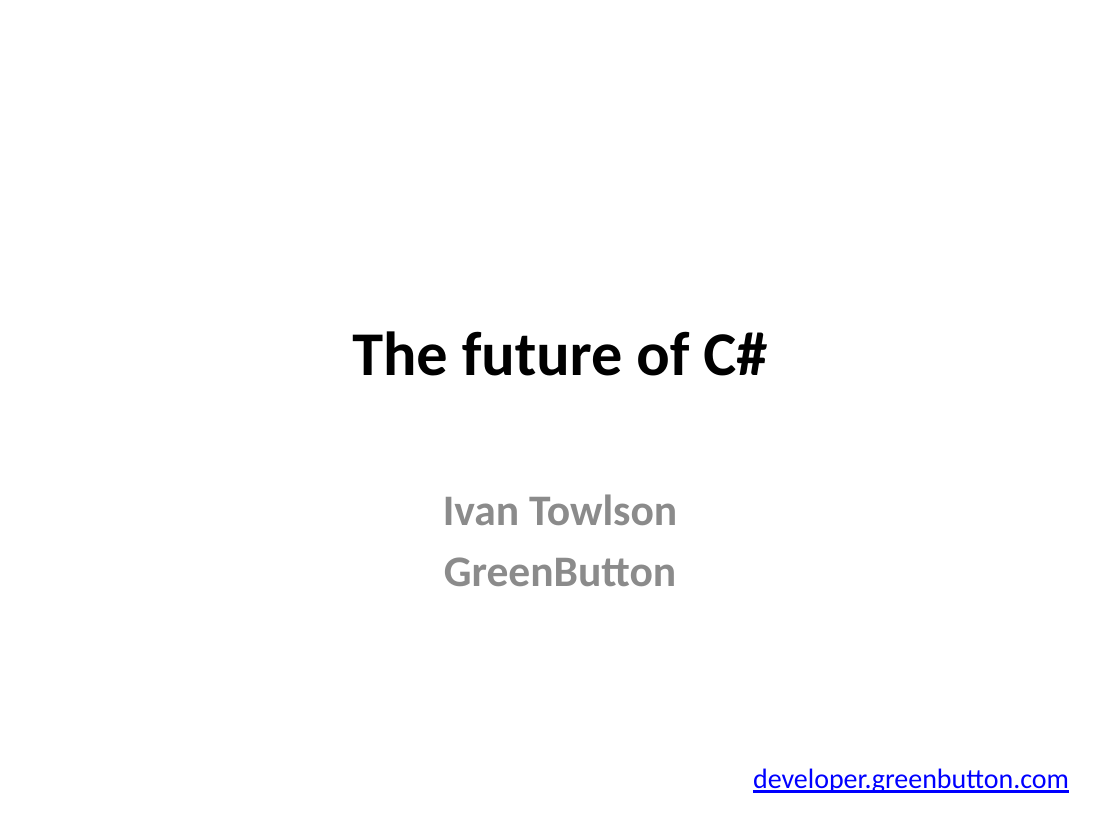
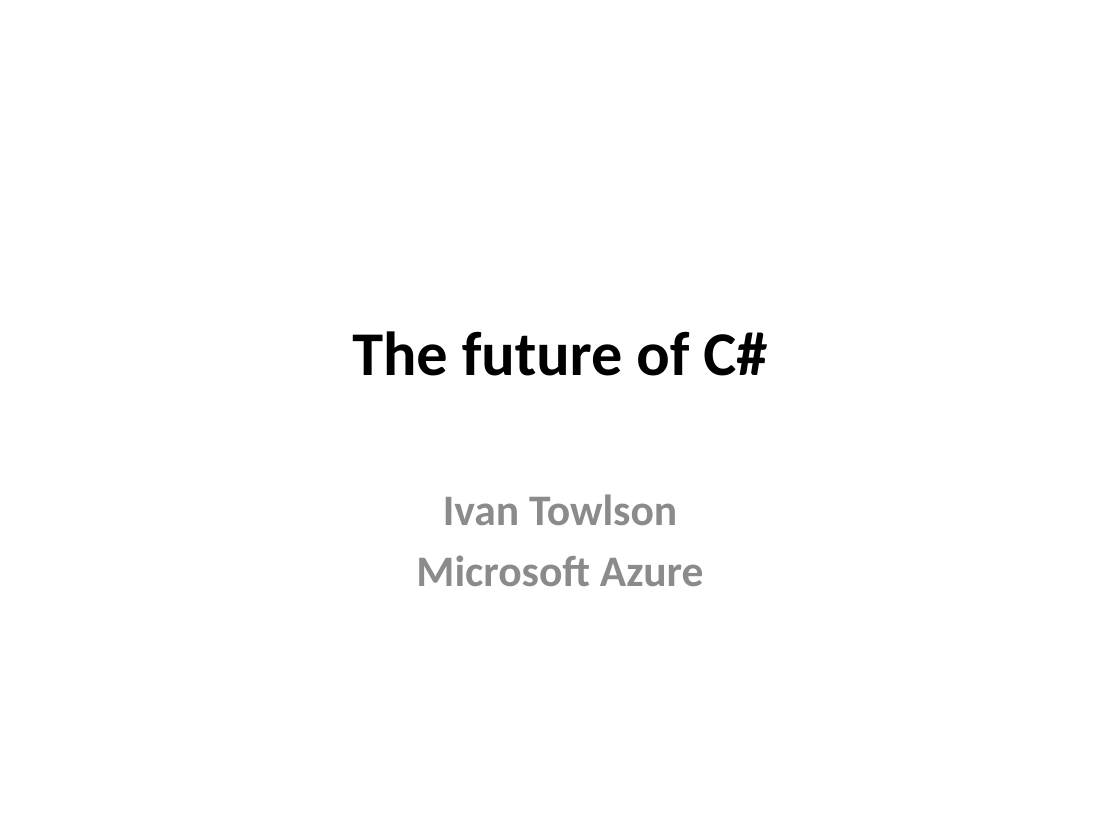
Before and after one commit to itowlson/future-of-csharp, a slide deck: slide 1 of The future of C#.pptx. Drawn at 1120x840 pixels with LibreOffice and Linux fonts; fonts in the diff are those of the drawing. Boxes give left, top, right and bottom in pixels: in the first picture for what was removed or moved away, otherwise in the second. Text is boxed around its words. In the diff, an @@ line names an element or a change of style, - is before the commit and + after.

```diff
--- a/The future of C#.pptx
+++ b/The future of C#.pptx
@@ subtitle at (x1=416, y1=555, x2=704, y2=586): text changed @@
-GreenButton
+Microsoft Azure
@@ text removed at (x1=753, y1=768, x2=1069, y2=793) @@
-developer.greenbutton.com
```
Also in this commit, not shown: 1 other slide changed.
